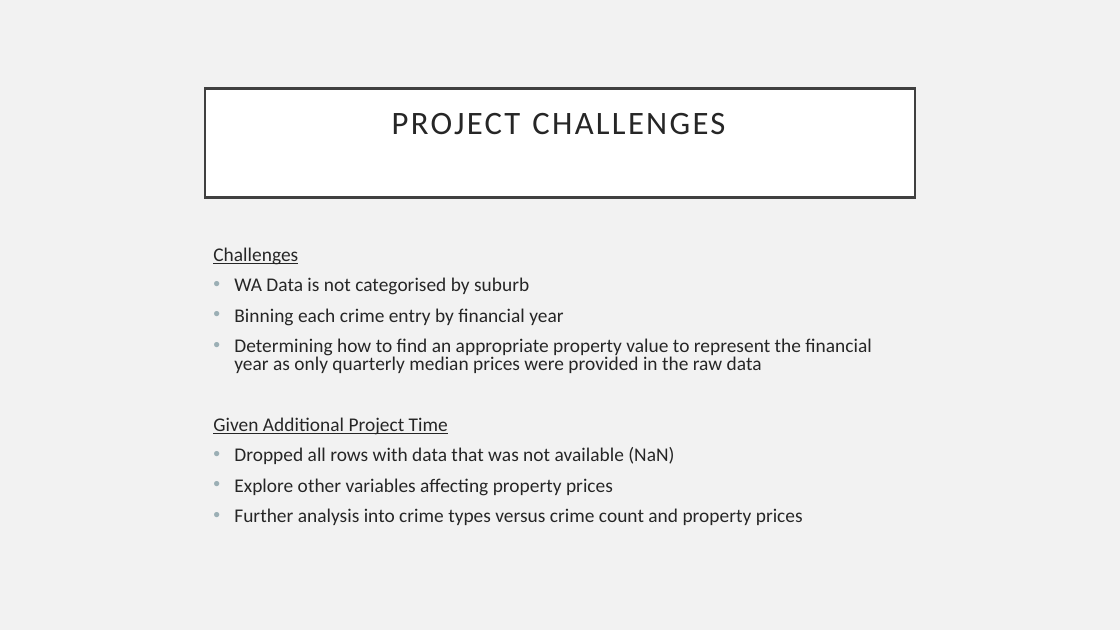
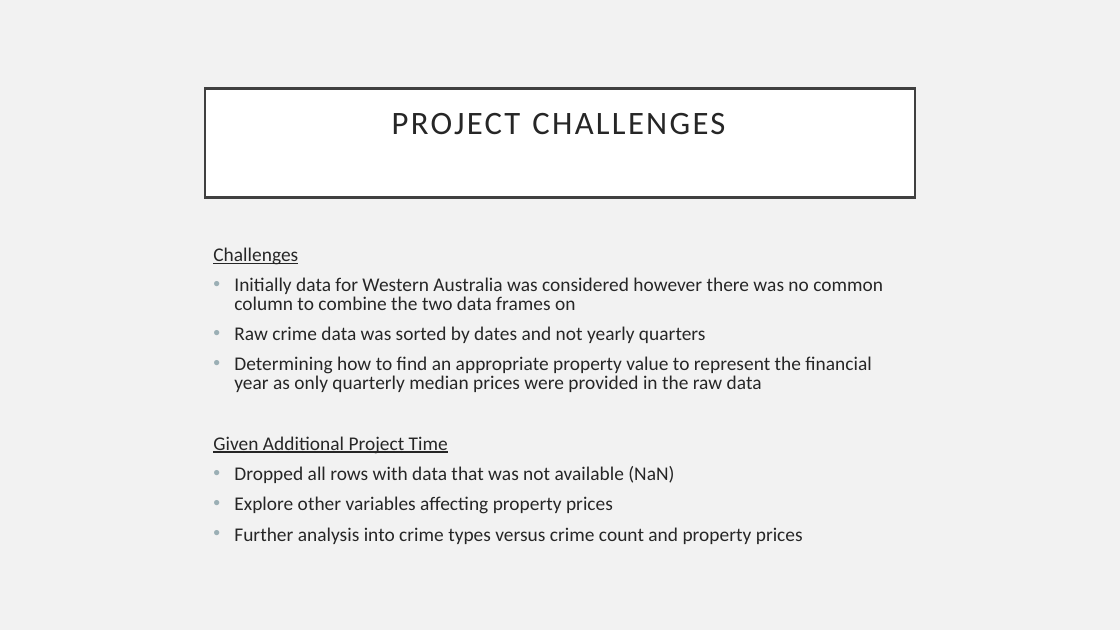
Before and after one commit to Sprettle/Chevrolet-Chilis, a slide deck: slide 15 of Project 1 Presentation.pptx (slide 13 before the commit). Drawn at 1120x630 pixels with LibreOffice and Linux fonts; fonts in the diff are those of the drawing. Boxes give left, top, right and bottom in pixels: in the first picture for what was removed or moved away, otherwise in the second. Text is boxed around its words. In the diff, an @@ line names an element or a change of style, - is before the commit and + after.

```diff
--- a/Project 1 Presentation.pptx
+++ b/Project 1 Presentation.pptx
@@ text at (234, 277, 883, 343): text changed @@
-• WA Data is not categorised by suburb
-• Binning each crime entry by financial year
+• Initially data for Western Australia was considered however there was no common column to combine the two data frames on
+• Raw crime data was sorted by dates and not yearly quarters
```
Also in this commit, not shown: 10 other slides changed, 4 slides added, 2 slides removed.
